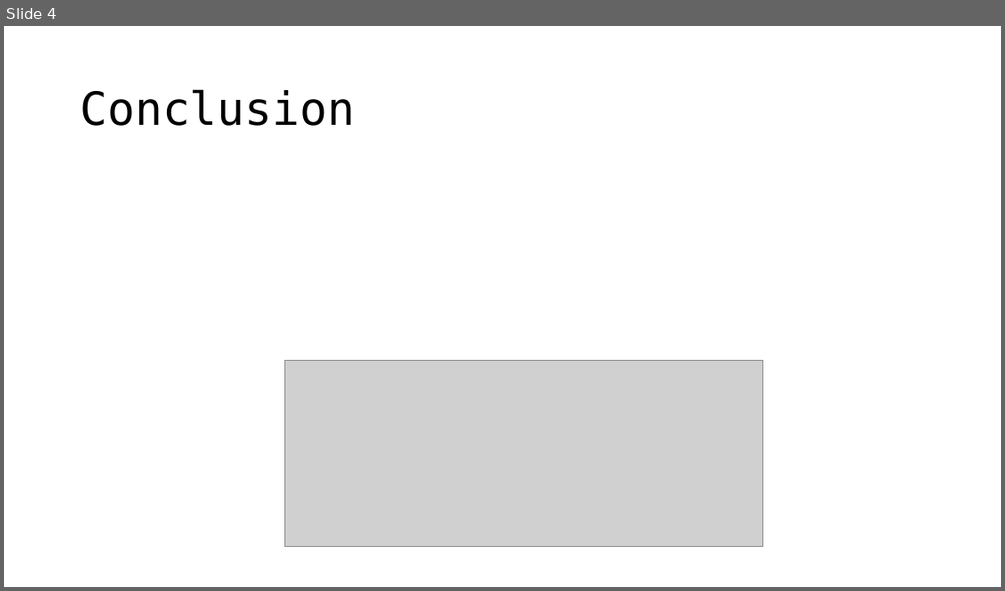
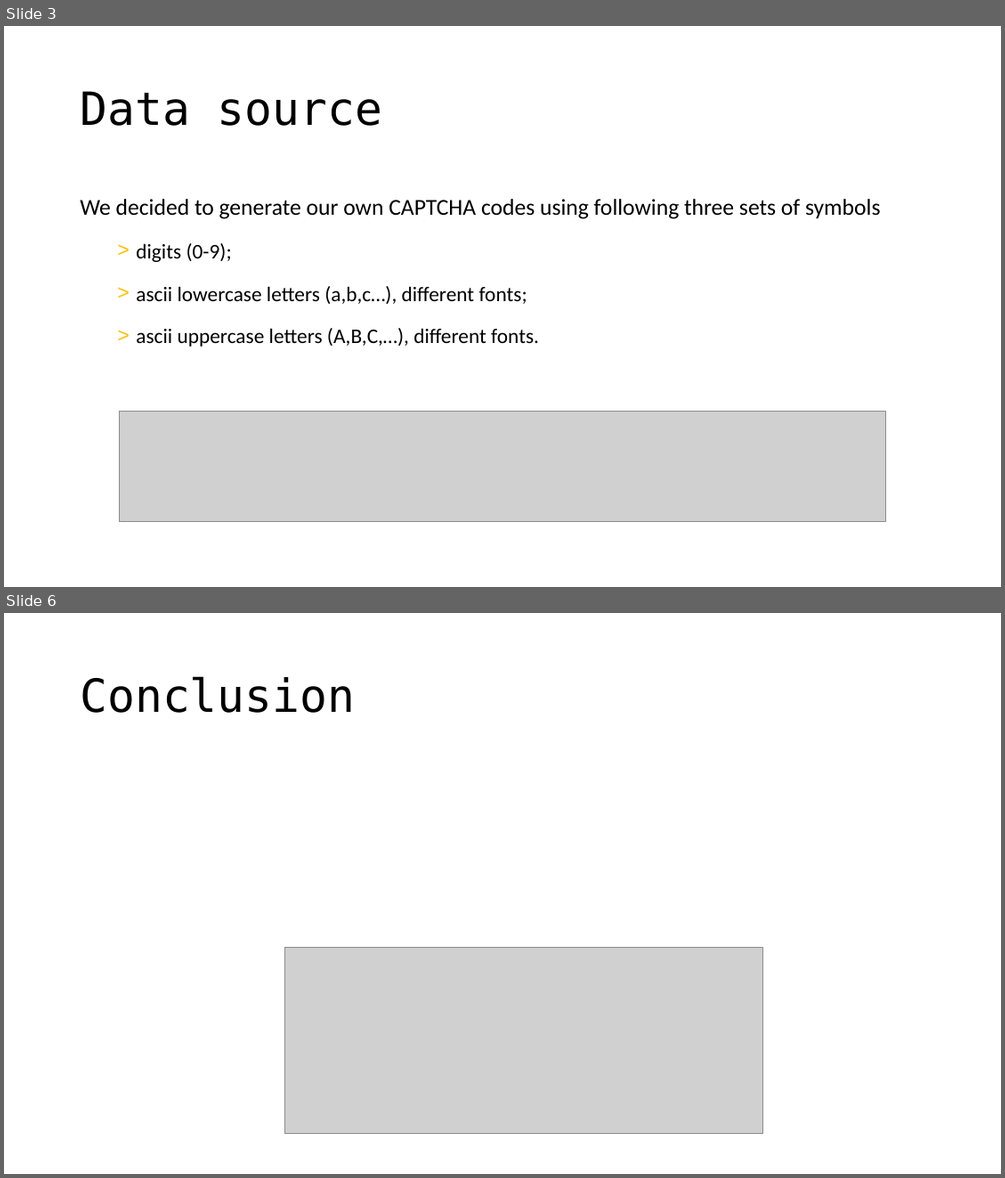
Before and after one commit to Strojove-uceni/final-projects-i_am_not_a_robot, a slide deck: Final_presentation_draft.pptx. Shown one above the other, each under a label of ours: slide 4 before the commit, slides 3 and 6 after it; the slides between them are not shown. The pictures are 1005x591 and 1005x1178 pixels, drawn with LibreOffice and Linux fonts; fonts in the diff are those of the drawing; grey boxes stand for pictures. Boxes give left, top, right and bottom in pixels: in the first picture for what was removed or moved away, otherwise in the second. Text is boxed around its words. In the diff, an @@ line names an element or a change of style, - is before the commit and + after.

```diff
--- a/Final_presentation_draft.pptx
+++ b/Final_presentation_draft.pptx
@@ slide 3 added at (x1=4, y1=26, x2=1001, y2=587), background #FFFFFF @@
@@ title added at (x1=80, y1=91, x2=382, y2=126), 44 pt, text #000000 @@
+Data source
@@ text added at (x1=80, y1=199, x2=880, y2=346), 20 pt, text #000000 @@
+We decided to generate our own CAPTCHA codes using following three sets of symbols
+  > digits (0-9);
+  > ascii lowercase letters (a,b,c…), different fonts;
+  > ascii uppercase letters (A,B,C,…), different fonts.
@@ picture added at (x1=120, y1=411, x2=886, y2=521) @@
@@ what was slide 4 is now slide 6 @@
```
Also in this commit, not shown: 3 slides changed, 1 other slide added.
